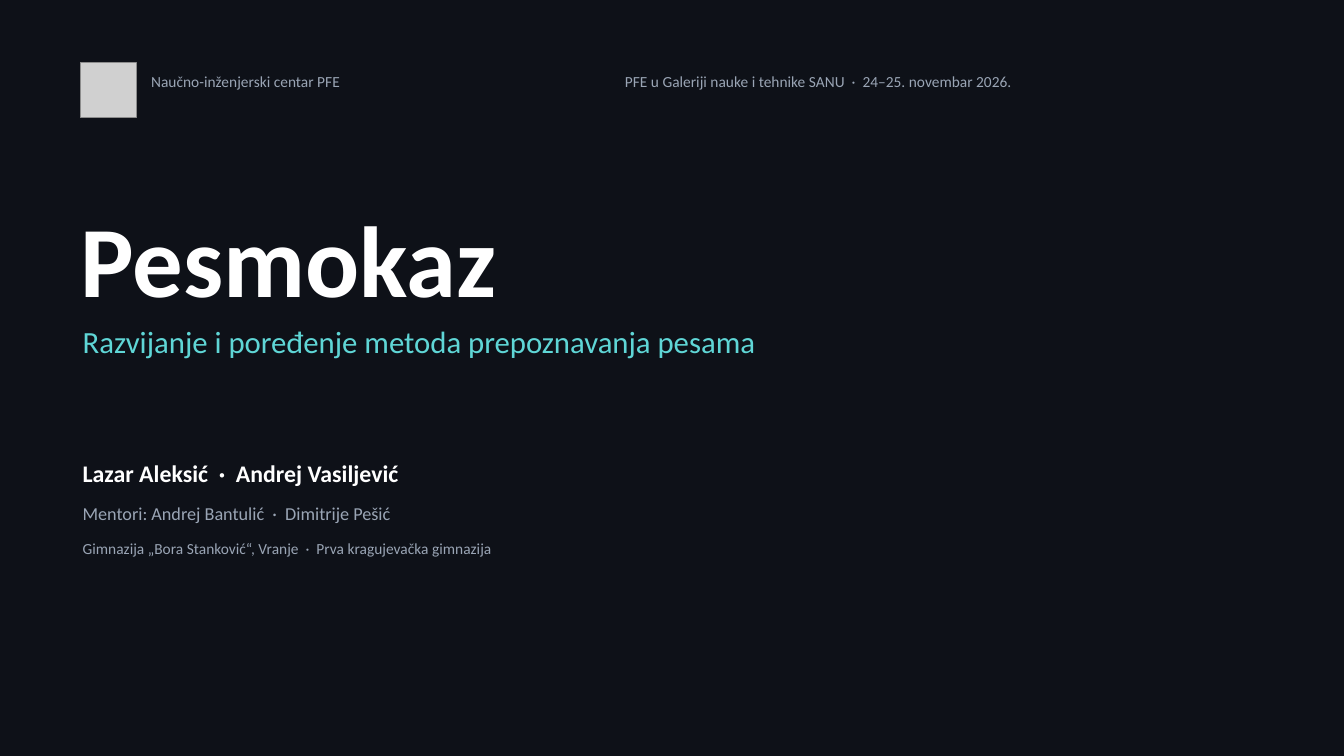
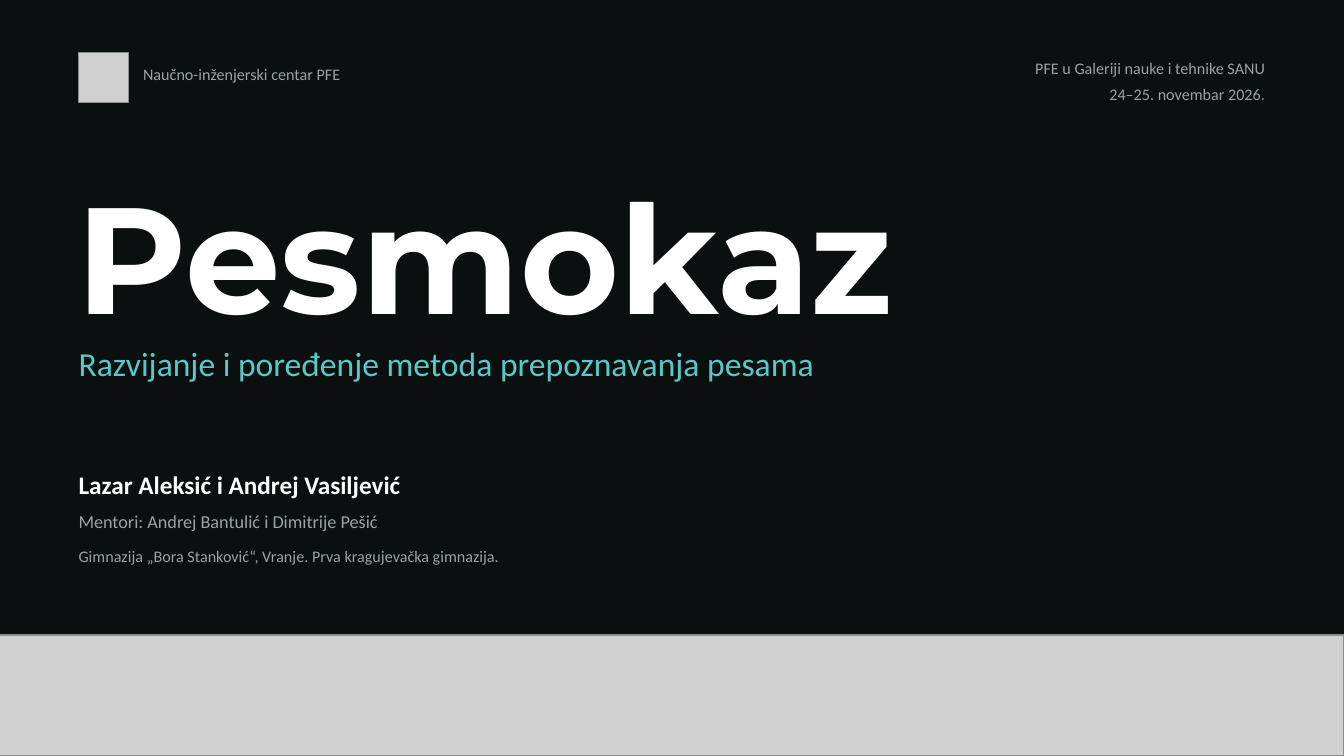
Before and after one commit to MaliBalavi/presentations, a slide deck: slide 1 of decks/pesmokaz/deck.pptx. Drawn at 1344x756 pixels with LibreOffice and Linux fonts; fonts in the diff are those of the drawing; grey boxes stand for pictures; background and template pictures are left out. Boxes give left, top, right and bottom in pixels: in the first picture for what was removed or moved away, otherwise in the second. Text is boxed around its words. In the diff, an @@ line names an element or a change of style, - is before the commit and + after.

```diff
--- a/decks/pesmokaz/deck.pptx
+++ b/decks/pesmokaz/deck.pptx
@@ background #0E1118 to #0C0F10 @@
@@ picture: place and size @@
-picture at bbox=[81, 63, 136, 118]
+picture at bbox=[79, 52, 129, 103]
@@ text "Naučno-inženjerski centar PFE": place and size @@
-text "Naučno-inženjerski centar PFE" at bbox=[151, 76, 340, 90]
+text "Naučno-inženjerski centar PFE" at bbox=[143, 69, 341, 83]
@@ text "Naučno-inženjerski centar PFE" at bbox=[143, 69, 341, 83]: size 11 to 11.5 pt, text colour #9AA5B5 to #9AA3A3 @@
@@ text at bbox=[1035, 63, 1264, 77]: text changed; size 11 to 11.5 pt; text colour #9AA5B5 to #9AA3A3 @@
-PFE u Galeriji nauke i tehnike SANU · 24–25. novembar 2026.
+PFE u Galeriji nauke i tehnike SANU
@@ text added at bbox=[1109, 89, 1265, 100], 11.5 pt, text #9AA3A3 @@
+24–25. novembar 2026.
@@ text "Pesmokaz": place and size @@
-text "Pesmokaz" at bbox=[81, 226, 497, 298]
+text "Pesmokaz" at bbox=[77, 201, 893, 316]
@@ text "Pesmokaz" at bbox=[77, 201, 893, 316]: size 72 to 108 pt, font Calibri to Montserrat @@
@@ text "Razvijanje i poređenje metoda prepoznavanja ...": place and size @@
-text "Razvijanje i poređenje metoda prepoznavanja ..." at bbox=[83, 331, 755, 359]
+text "Razvijanje i poređenje metoda prepoznavanja ..." at bbox=[79, 352, 814, 382]
@@ text "Razvijanje i poređenje metoda prepoznavanja ..." at bbox=[79, 352, 814, 382]: size 22 to 24 pt, text colour #5FD6D6 to #57C9C6 @@
@@ text at bbox=[79, 476, 400, 499]: text changed; size 17 to 18 pt @@
-Lazar Aleksić · Andrej Vasiljević
+Lazar Aleksić i Andrej Vasiljević
@@ text at bbox=[79, 515, 378, 531]: text changed; text colour #9AA5B5 to #9AA3A3 @@
-Mentori: Andrej Bantulić · Dimitrije Pešić
+Mentori: Andrej Bantulić i Dimitrije Pešić
@@ text at bbox=[79, 550, 499, 565]: text changed; size 11 to 11.5 pt; text colour #9AA5B5 to #9AA3A3 @@
-Gimnazija „Bora Stanković“, Vranje · Prva kragujevačka gimnazija
+Gimnazija „Bora Stanković“, Vranje. Prva kragujevačka gimnazija.
@@ picture added at bbox=[0, 635, 1344, 756] @@
```
Also in this commit, not shown: 15 other slides changed, 2 slides removed, 8 other files.
